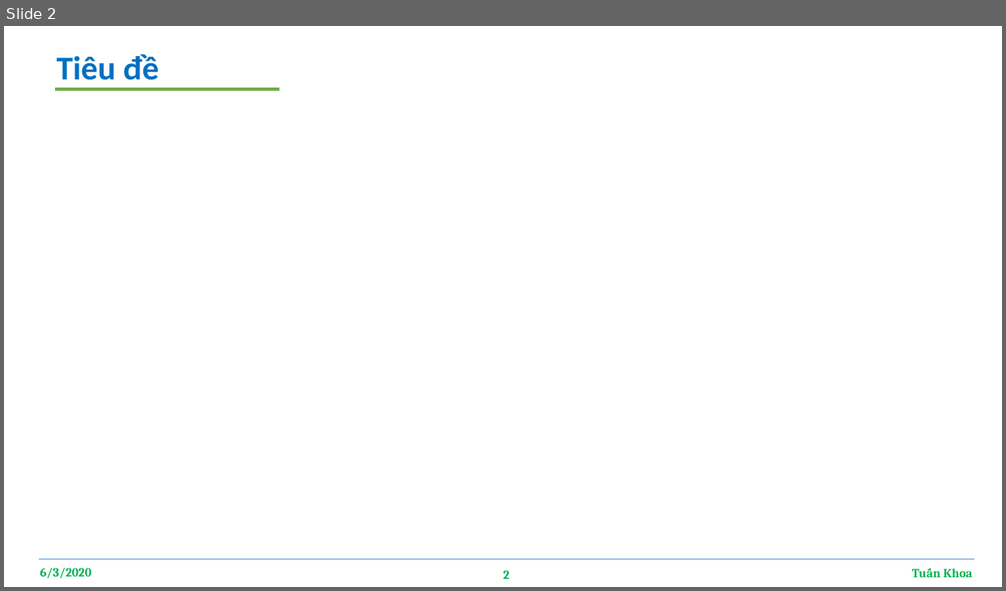
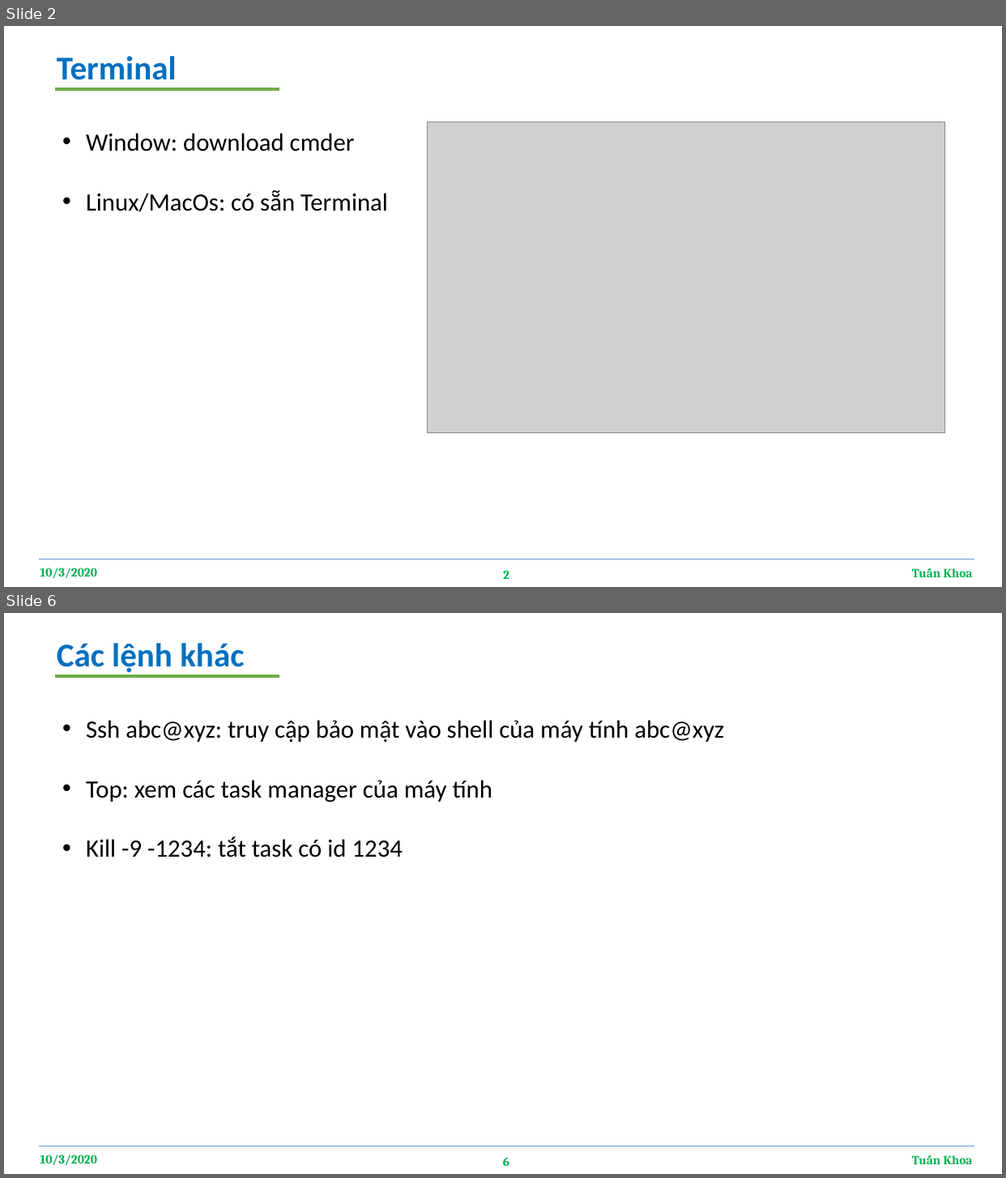
Before and after one commit to tuankhoa/2_commandLine, a slide deck: commandLine.pptx. Shown one above the other, each under a label of ours: slide 2 before the commit, slides 2 and 6 after it; the slides between them are not shown. The pictures are 1006x591 and 1006x1178 pixels, drawn with LibreOffice and Linux fonts; fonts in the diff are those of the drawing; grey boxes stand for pictures. Boxes give left, top, right and bottom in pixels: in the first picture for what was removed or moved away, otherwise in the second. Text is boxed around its words. In the diff, an @@ line names an element or a change of style, - is before the commit and + after.

Commit message:
create some file to test command line and update file ppt

```diff
--- a/commandLine.pptx
+++ b/commandLine.pptx
@@ slide 6 added at (x1=4, y1=613, x2=1002, y2=1174), background #FFFFFF @@
@@ text added at (x1=57, y1=643, x2=244, y2=673), 32 pt, text #0070C0, bold @@
+Các lệnh khác
@@ line added from (55, 676) to (279, 676), #70AD47 3 pt @@
@@ text added at (x1=86, y1=720, x2=724, y2=858), 24 pt, text #000000 @@
+• Ssh abc@xyz: truy cập bảo mật vào shell của máy tính abc@xyz
+• Top: xem các task manager của máy tính
+• Kill -9 -1234: tắt task có id 1234
@@ line added from (39, 1147) to (974, 1147), #5B9BD5 0.5 pt @@
@@ text added at (x1=40, y1=1155, x2=97, y2=1165), 12 pt, text #00B050, bold @@
+10/3/2020
@@ page number added at (x1=503, y1=1157, x2=509, y2=1166), 12 pt, text #00B050, bold @@
+6
@@ text added at (x1=944, y1=1156, x2=973, y2=1165), 12 pt, text #00B050, bold @@
+Tuấn Khoa
@@ slide 2 changed as well @@
@@ text at (x1=57, y1=56, x2=177, y2=80): text changed @@
-Tiêu đề
+Terminal
@@ picture added at (x1=427, y1=122, x2=945, y2=433) @@
@@ text added at (x1=86, y1=133, x2=388, y2=212), 24 pt, text #000000 @@
+• Window: download cmder
+• Linux/MacOs: có sẵn Terminal
@@ text at (x1=40, y1=568, x2=97, y2=578): text changed @@
-6/3/2020
+10/3/2020
```
Also in this commit, not shown: 1 other slide changed, 3 other slides added, 3 other files.
